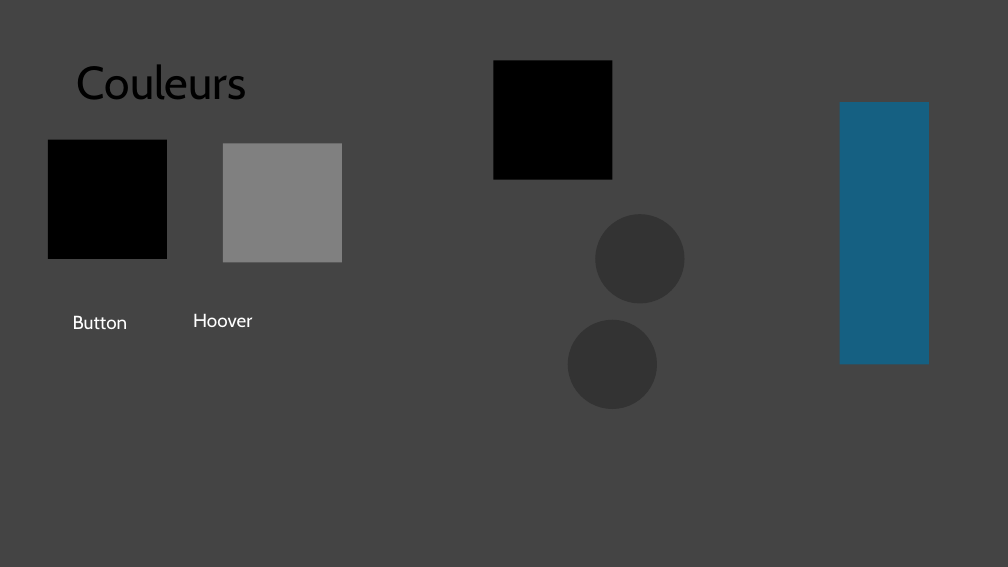
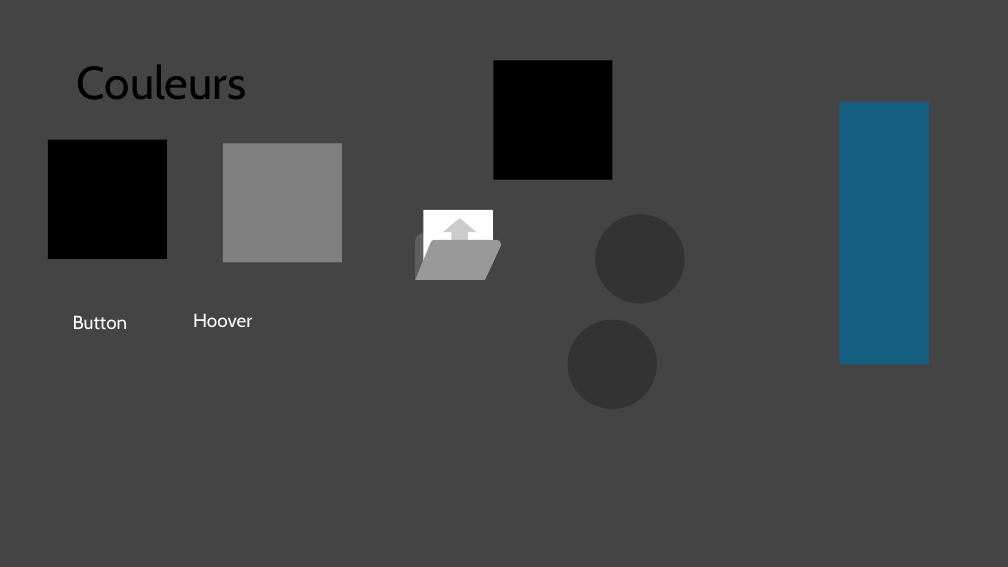
Before and after one commit to gbruneau/ColorPkr, a slide deck: slide 1 of src/style/ColorPkr-Icons.pptx. Drawn at 1008x567 pixels with LibreOffice and Linux fonts; fonts in the diff are those of the drawing. Boxes give left, top, right and bottom in pixels: in the first picture for what was removed or moved away, otherwise in the second. Text is boxed around its words. In the diff, an @@ line names an element or a change of style, - is before the commit and + after.

```diff
--- a/src/style/ColorPkr-Icons.pptx
+++ b/src/style/ColorPkr-Icons.pptx
@@ group added at (x1=415, y1=210, x2=501, y2=281): 1 round same rect, 1 rectangle, 1 up arrow, 1 freeform shape @@
```
Also in this commit, not shown: 1 other slide changed, 1 slide added, 7 other files.
